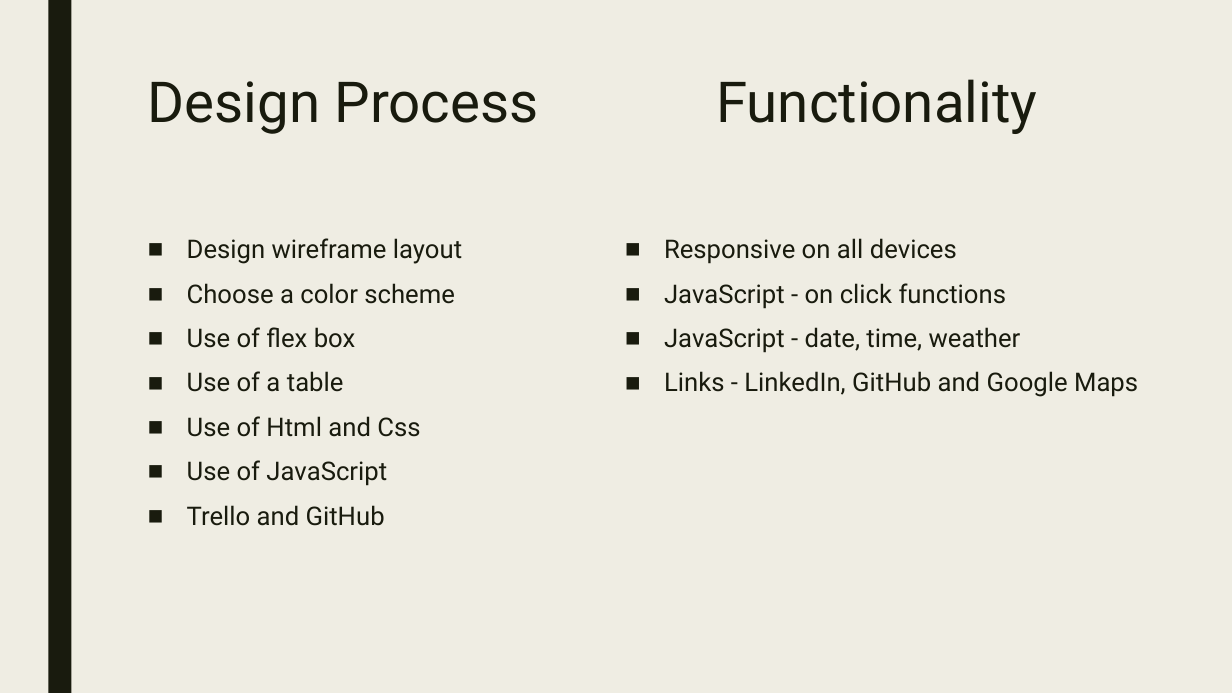
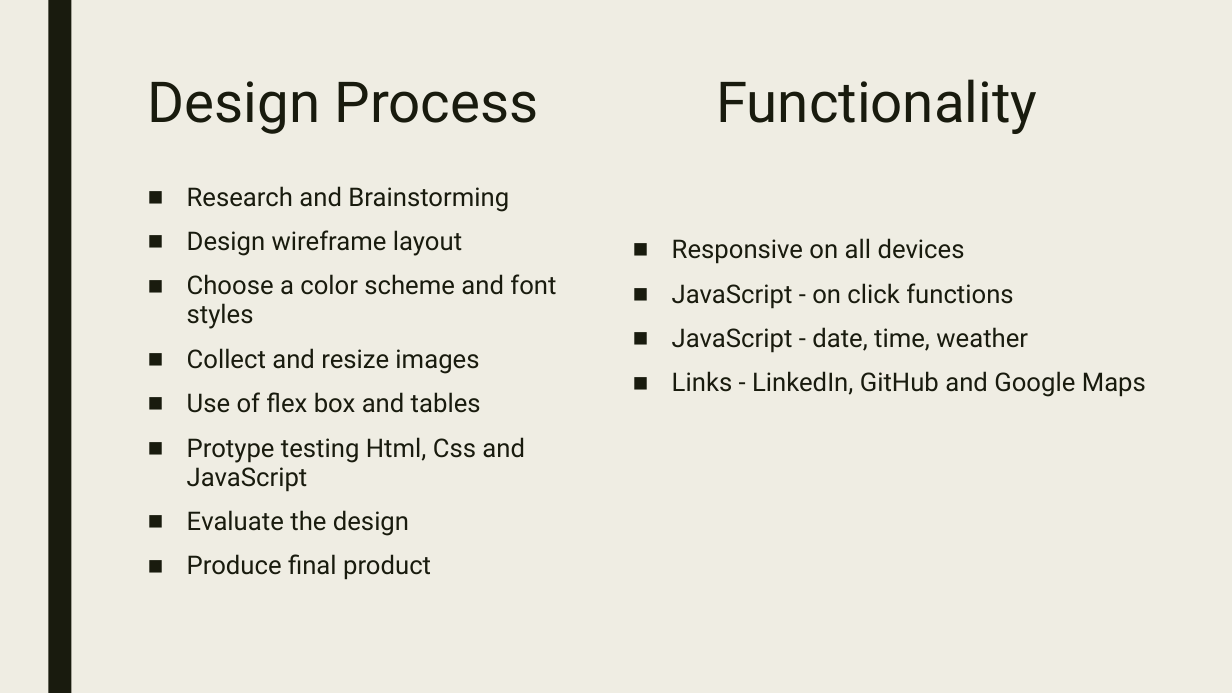
Before and after one commit to adam22gary/adam22gary.github.io, a slide deck: slide 2 of ppt/presentation.pptx. Drawn at 1232x693 pixels with LibreOffice and Linux fonts; fonts in the diff are those of the drawing. Boxes give left, top, right and bottom in pixels: in the first picture for what was removed or moved away, otherwise in the second. Text is boxed around its words. In the diff, an @@ line names an element or a change of style, - is before the commit and + after.

Commit message:
edited presentation and read me file

```diff
--- a/ppt/presentation.pptx
+++ b/ppt/presentation.pptx
@@ text "Research and Brainstorming": place and size @@
-text "Research and Brainstorming" at box(187, 238, 462, 526)
+text "Research and Brainstorming" at box(187, 186, 556, 580)
@@ text at box(187, 186, 509, 212): paragraph added @@
+■ Research and Brainstorming
@@ text "Responsive on all devices": place and size @@
-text "Responsive on all devices" at box(664, 238, 1138, 397)
+text "Responsive on all devices" at box(672, 238, 1146, 397)
@@ text at box(187, 274, 556, 580): text changed @@
-■ Choose a color scheme
-■ Use of flex box
-■ Use of a table
-■ Use of Html and Css
-■ Use of JavaScript
-■ Trello and GitHub
+■ Choose a color scheme and font styles
+■ Collect and resize images
+■ Use of flex box and tables
+■ Protype testing Html, Css and JavaScript
+■ Evaluate the design
+■ Produce final product
```
Also in this commit, not shown: 1 other file.
